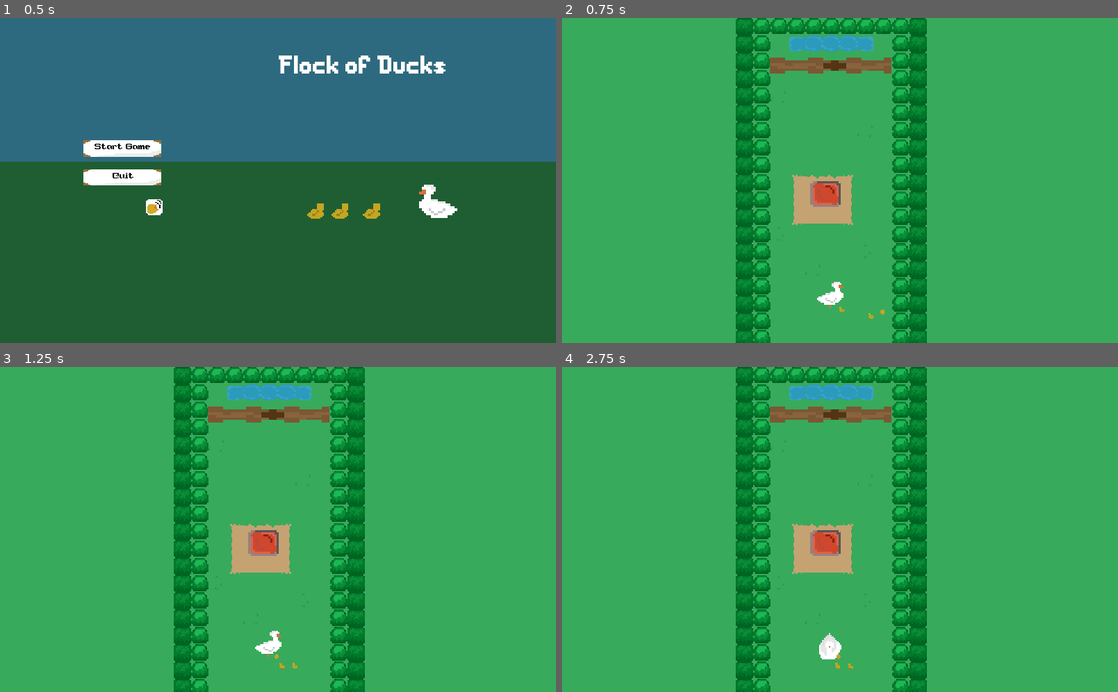
Above: before the commit, frames 1-4 (two rows, left to right).
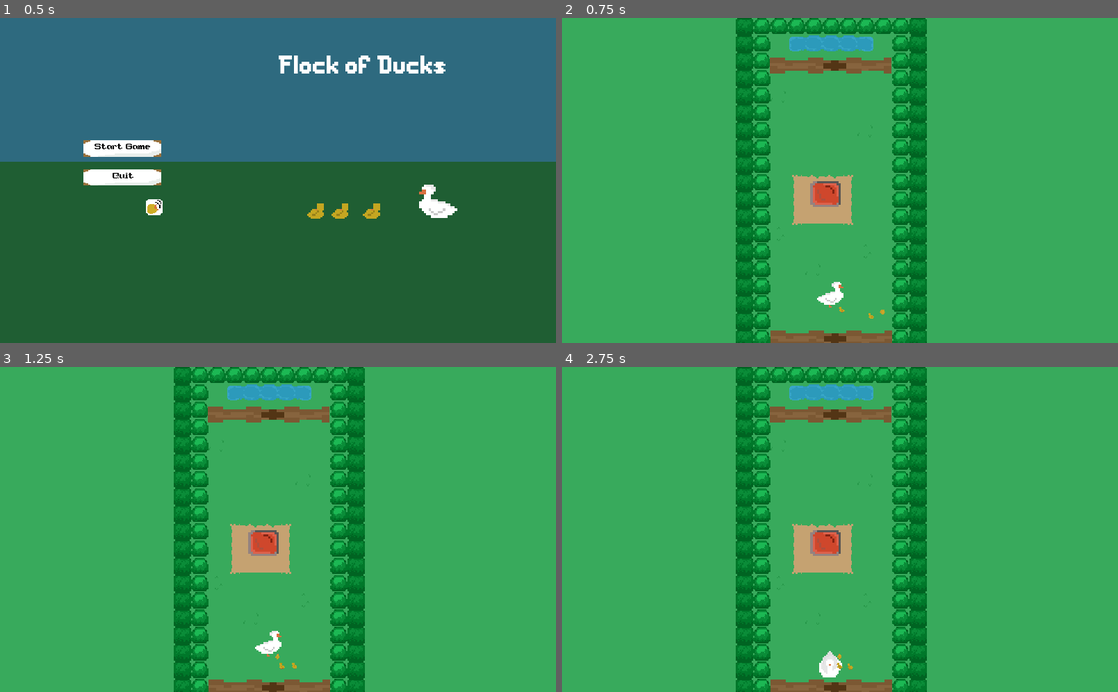
Above: after the commit, the same moments.

Repository: Cartogy/GWJ24
Game: Godot game, scene res://MainScene.tscn
Two runs of this game, one before a commit and one after it. Both use one fixed random seed, a clock stepped at 60 frames per second and the inputs below. The engine's default icon, where the game draws it, is replaced by a stand-in: a white triangle on a blue panel in a dark square.
Inputs (mouse positions are in pixels of both pictures, inside the frame that each line leads up to):
- Up to frame 1 (0.5 s): no input
- Up to frame 2 (0.75 s): click "Start Game" at 0.5 s
- Up to frame 3 (1.25 s): no input
- Up to frame 4 (2.75 s): tap Enter at 1.25 s; move the mouse to (962, 513) at 1.27 s; hold Right (ui_right) 1.28-2.03 s; tap Shift (control_cmd) at 1.35 s; move the mouse to (728, 545) at 2.02 s; hold Down (ui_down) from 2.03 s (still down); tap E (item_cmd) at 2.1 s

Frame 1 is identical in both runs. In frame 2, 0.7% of the frame differs, in the area x 37-60%, y 96-100%; in frame 3, 0.7%; in frame 4, 1.2%, in the area x 37-60%, y 81-100%.

Commit message:
Enlarged duck's collision shape

Diff:
--- a/Levels/Level_1.tscn
+++ b/Levels/Level_1.tscn
@@ -65,7 +65,7 @@
 switch_path = NodePath("../../Level_1/Switch1")
 
 [node name="DoorEffect2" parent="." index="3" instance=ExtResource( 3 )]
-position = Vector2( 496, 615 )
+position = Vector2( 496, 592 )
 rotation = 1.5708
 scale = Vector2( 5, 14 )
 switch_path = NodePath("../../Level_1/Switch1")
--- a/Scenes/Duck/Duck.tscn
+++ b/Scenes/Duck/Duck.tscn
@@ -39,36 +39,36 @@
 region = Rect2( 32, 0, 16, 16 )
 
 [sub_resource type="AtlasTexture" id=9]
+atlas = ExtResource( 3 )
+region = Rect2( 0, 16, 16, 16 )
+
+[sub_resource type="AtlasTexture" id=10]
+atlas = ExtResource( 3 )
+region = Rect2( 16, 16, 16, 16 )
+
+[sub_resource type="AtlasTexture" id=11]
+atlas = ExtResource( 3 )
+region = Rect2( 0, 16, 16, 16 )
+
+[sub_resource type="AtlasTexture" id=12]
+atlas = ExtResource( 3 )
+region = Rect2( 32, 16, 16, 16 )
+
+[sub_resource type="AtlasTexture" id=13]
 atlas = ExtResource( 2 )
 region = Rect2( 16, 16, 16, 16 )
 
-[sub_resource type="AtlasTexture" id=10]
+[sub_resource type="AtlasTexture" id=14]
 atlas = ExtResource( 3 )
 region = Rect2( 16, 64, 16, 16 )
 
-[sub_resource type="AtlasTexture" id=11]
+[sub_resource type="AtlasTexture" id=15]
 atlas = ExtResource( 3 )
 region = Rect2( 0, 64, 16, 16 )
 
-[sub_resource type="AtlasTexture" id=12]
+[sub_resource type="AtlasTexture" id=16]
 atlas = ExtResource( 3 )
 region = Rect2( 32, 64, 16, 16 )
-
-[sub_resource type="AtlasTexture" id=13]
-atlas = ExtResource( 3 )
-region = Rect2( 0, 16, 16, 16 )
-
-[sub_resource type="AtlasTexture" id=14]
-atlas = ExtResource( 3 )
-region = Rect2( 16, 16, 16, 16 )
-
-[sub_resource type="AtlasTexture" id=15]
-atlas = ExtResource( 3 )
-region = Rect2( 0, 16, 16, 16 )
-
-[sub_resource type="AtlasTexture" id=16]
-atlas = ExtResource( 3 )
-region = Rect2( 32, 16, 16, 16 )
 
 [sub_resource type="AtlasTexture" id=17]
 atlas = ExtResource( 3 )
@@ -100,12 +100,12 @@
 }, {
 "frames": [ SubResource( 9 ), SubResource( 10 ), SubResource( 11 ), SubResource( 12 ) ],
 "loop": true,
-"name": "down",
+"name": "top_right",
 "speed": 5.0
 }, {
 "frames": [ SubResource( 13 ), SubResource( 14 ), SubResource( 15 ), SubResource( 16 ) ],
 "loop": true,
-"name": "top_right",
+"name": "down",
 "speed": 5.0
 }, {
 "frames": [ SubResource( 17 ), SubResource( 18 ), SubResource( 19 ), SubResource( 20 ) ],
@@ -136,7 +136,8 @@
 script = ExtResource( 1 )
 
 [node name="CollisionShape2D" type="CollisionShape2D" parent="."]
-position = Vector2( -0.222473, -0.132284 )
+position = Vector2( 0.277, -3.169 )
+scale = Vector2( 1.272, 1.913 )
 shape = SubResource( 22 )
 
 [node name="ForwardRay" type="Line2D" parent="."]
